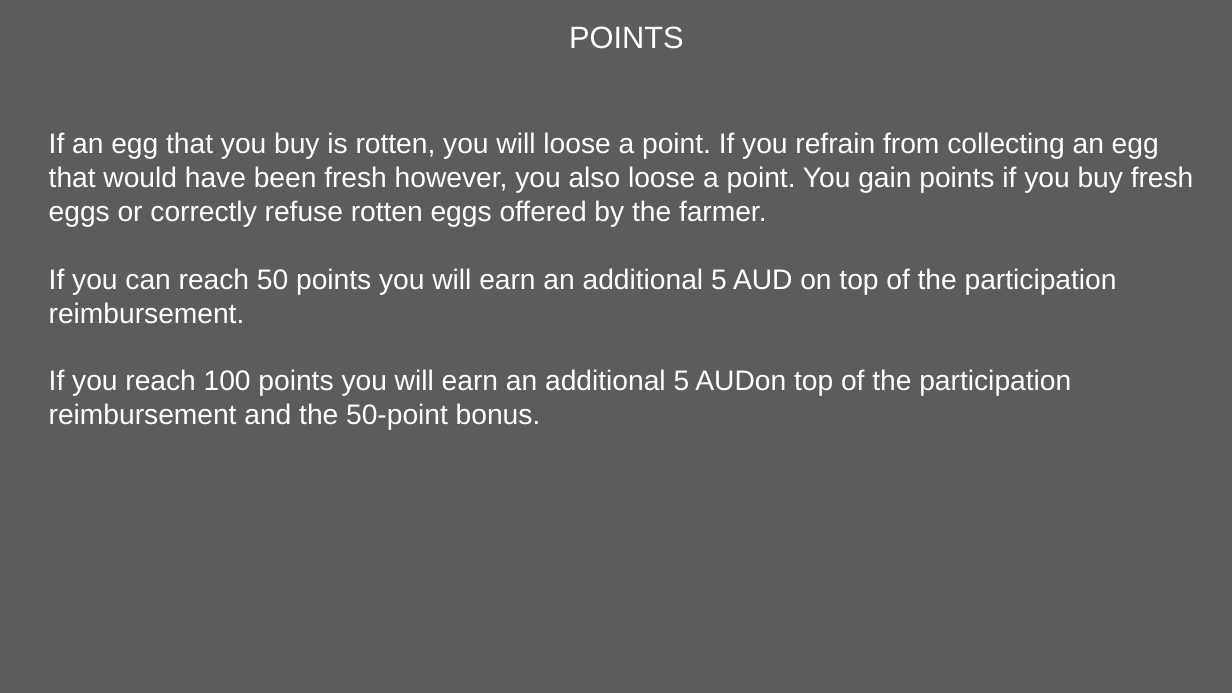
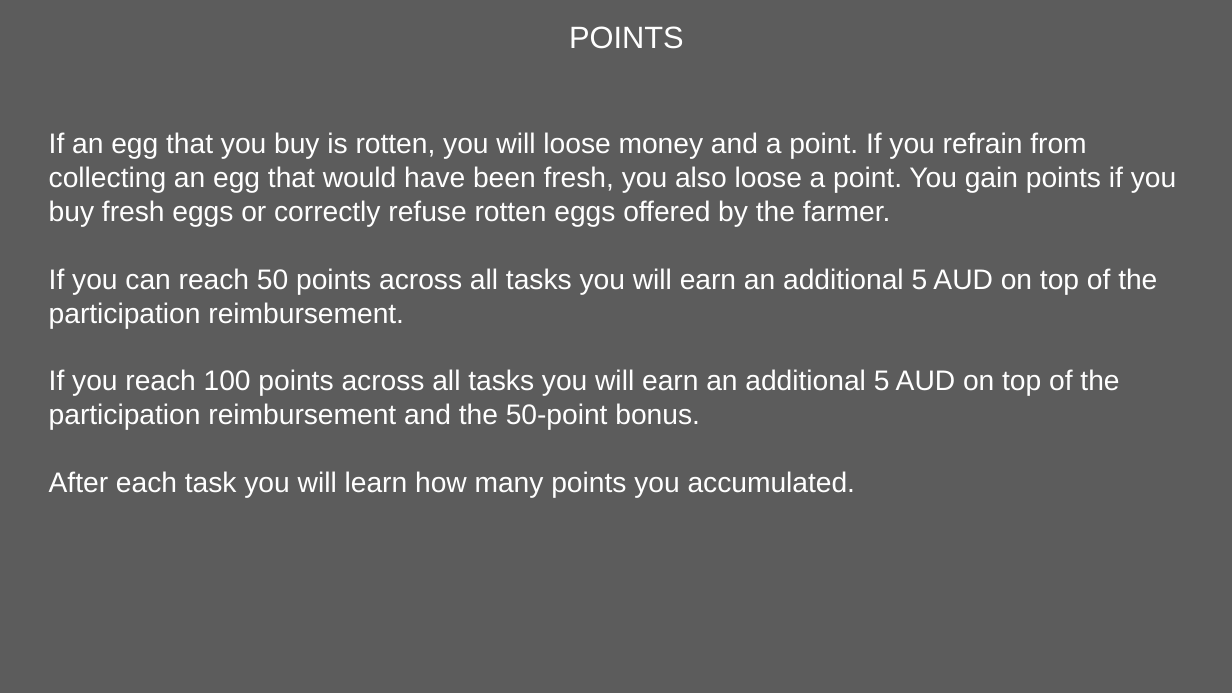
Before and after one commit to kwellstein/social_affective_prediction_task, a slide deck: slide 4 of control_task/stimuli/originals_SAPC_Task.pptx. Drawn at 1232x693 pixels with LibreOffice and Linux fonts; fonts in the diff are those of the drawing. Boxes give left, top, right and bottom in pixels: in the first picture for what was removed or moved away, otherwise in the second. Text is boxed around its words. In the diff, an @@ line names an element or a change of style, - is before the commit and + after.

```diff
--- a/control_task/stimuli/originals_SAPC_Task.pptx
+++ b/control_task/stimuli/originals_SAPC_Task.pptx
@@ text at <box>49,132,1176,498</box>: text changed @@
-If an egg that you buy is rotten, you will loose a point. If you refrain from collecting an egg that would have been fresh however, you also loose a point. You gain points if you buy fresh eggs or correctly refuse rotten eggs offered by the farmer.
-If you can reach 50 points you will earn an additional 5 AUD on top of the participation reimbursement.
-If you reach 100 points you will earn an additional 5 AUDon top of the participation reimbursement and the 50-point bonus.
+If an egg that you buy is rotten, you will loose money and a point. If you refrain from collecting an egg that would have been fresh, you also loose a point. You gain points if you buy fresh eggs or correctly refuse rotten eggs offered by the farmer.
+If you can reach 50 points across all tasks you will earn an additional 5 AUD on top of the participation reimbursement.
+If you reach 100 points across all tasks you will earn an additional 5 AUD on top of the participation reimbursement and the 50-point bonus.
+After each task you will learn how many points you accumulated.
```
Also in this commit, not shown: 2 other slides changed, 8 slides added, 25 slides removed, 50 other files.
